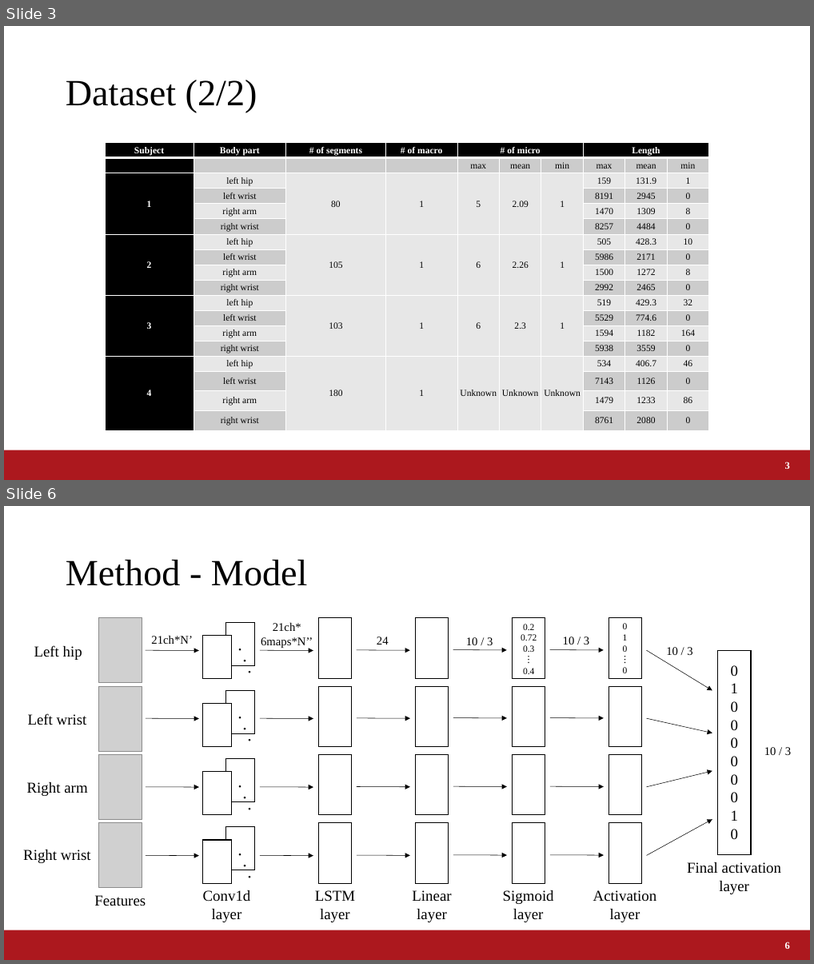
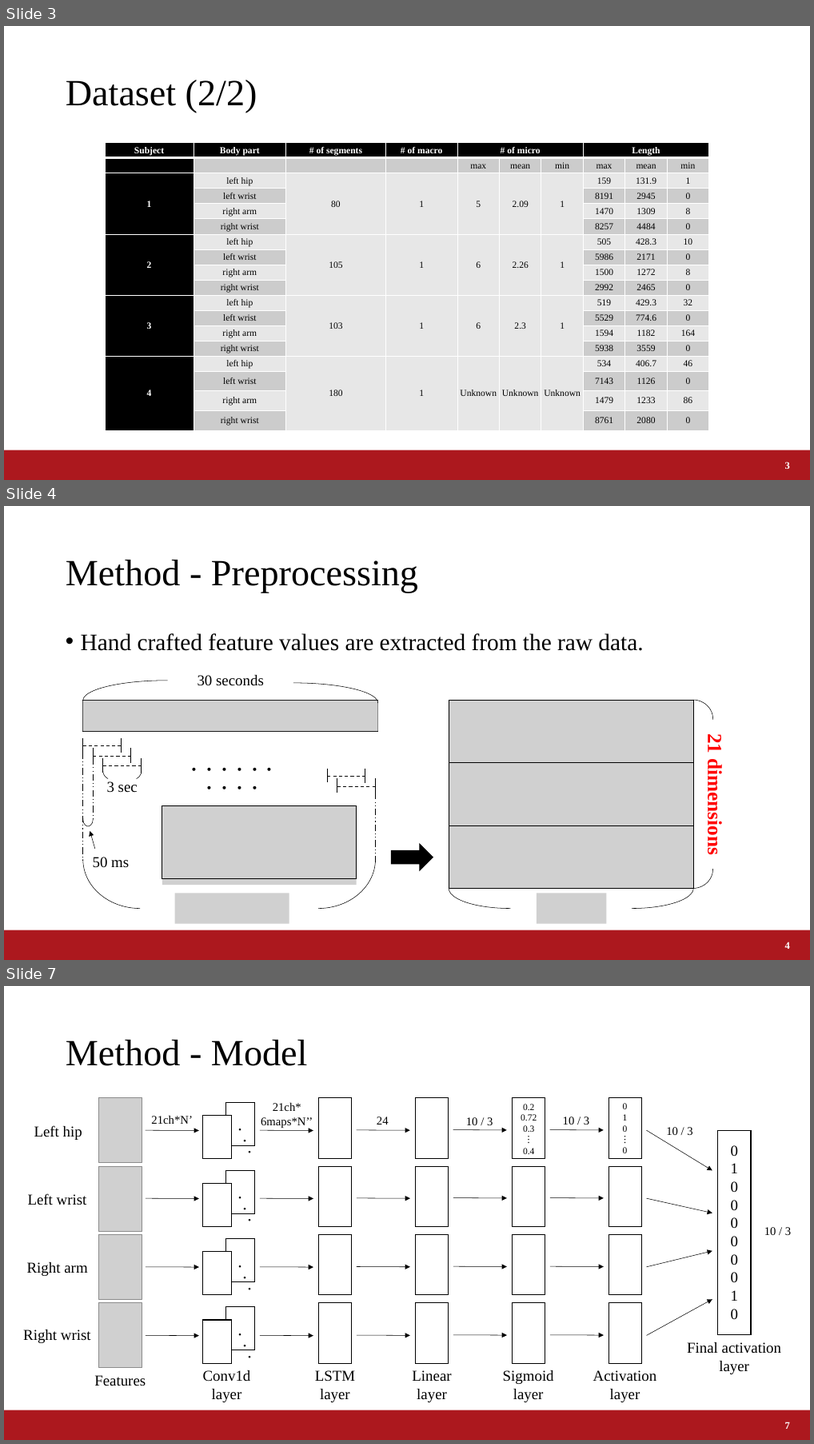
Before and after one commit to a2h1r0/lab, a slide deck: paper/ABC2020CookingChallenge/ABC2020_Fujii.pptx. Shown one above the other, each under a label of ours: slides 3 and 6 before the commit, slides 3, 4 and 7 after it; the slides between them are not shown. The pictures are 814x964 and 814x1444 pixels, drawn with LibreOffice and Linux fonts; fonts in the diff are those of the drawing; grey boxes stand for pictures; background and template pictures are left out. Boxes give left, top, right and bottom in pixels: in the first picture for what was removed or moved away, otherwise in the second. Text is boxed around its words. In the diff, an @@ line names an element or a change of style, - is before the commit and + after.

```diff
--- a/paper/ABC2020CookingChallenge/ABC2020_Fujii.pptx
+++ b/paper/ABC2020CookingChallenge/ABC2020_Fujii.pptx
@@ slide 4 added at (4, 506, 810, 960), background #FFFFFF; not listed: 1 template element that a slide beside it also shows @@
@@ title added at (66, 560, 418, 593), 44 pt, text #000000 @@
+Method - Preprocessing
@@ text added at (81, 633, 643, 651), 28 pt, text #000000 @@
+• Hand crafted feature values are extracted from the raw data.
@@ group added at (83, 675, 726, 924): 18 lines, 11 arc (boxed as its full ellipse)s, 7 pictures, 5 texts, 2 rectangles, 1 right arrow, 1 arrow @@
+30 seconds
+・・・・・・・・・・
+3 sec
+50 ms
+21 dimensions
@@ page number added at (786, 941, 790, 948), 12 pt, text #FFFFFF, bold @@
+4
@@ what was slide 6 is now slide 7 @@
@@ page number at (786, 1421, 790, 1428): text changed @@
-6
+7
```
Also in this commit, not shown: 3 slides changed, 2 other slides added, 1 slide removed.
